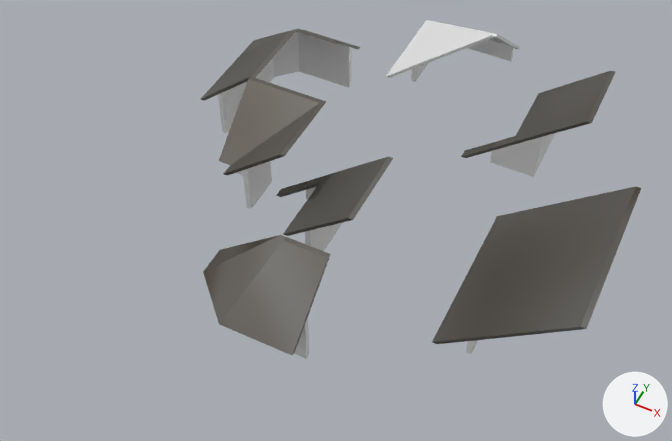
A saved change to the Blender file Assets/Meshes/Roof_parts.blend.
Camera for both pictures: a 50 mm lens placed at (16.9, -28.9, 32.5), pointed at (3.9, -2.9, 0.0). The lights are fixed; the arrows at lower right show +X, +Y and +Z.

Before the edit, the objects in view are built like this:
```python
ob_roof_around_tower_corner_l = bpy.data.objects.new('Roof_around_tower_corner_L', me_roof_around_tower_corner_l)
ob_roof_around_tower_corner_l.location = (0.25, 6.25, 0.0)
ob_roof_around_tower_corner_l.rotation_euler = (0.0, 0.0, -1.571)  # degrees (0, 0, -90)
ob_roof_around_tower_corner_r = bpy.data.objects.new('Roof_around_tower_corner_R', me_roof_around_tower_corner_l_001)
ob_roof_around_tower_corner_r.location = (6.25, -10.0, 0.0)
ob_roof_around_tower_corner_r.rotation_euler = (0.0, 0.0, -1.571)  # degrees (0, 0, -90)
ob_roof_around_tower_plate = bpy.data.objects.new('Roof_around_tower_plate', me_roof_around_tower_plate)
ob_roof_around_tower_plate.location = (-4.0, 4.0, 0.0)
ob_roof_corner_inside_tower = bpy.data.objects.new('Roof_corner_inside_tower', me_roof_corner_inside_tower)
ob_roof_corner_inside_tower.location = (-2.0, -2.25, 0.0)
ob_roof_corner_inside_tower.rotation_euler = (0.0, 0.0, 1.571)  # degrees (0, 0, 90)
ob_roof_corner_l = bpy.data.objects.new('Roof_corner_L', me_roof_corner_l)
ob_roof_corner_l.location = (9.0, 4.0, 0.0)
ob_roof_corner_r = bpy.data.objects.new('Roof_corner_R', me_roof_corner_r)
ob_roof_corner_r.location = (2.0, -2.0, 0.0)
# also in view: 'LOD_A_Roof_plate' at (13.4, -3.0, 2.0); 'LOD_A_Roof_plate corner' at (4.4, 10.9, 2.0)
```
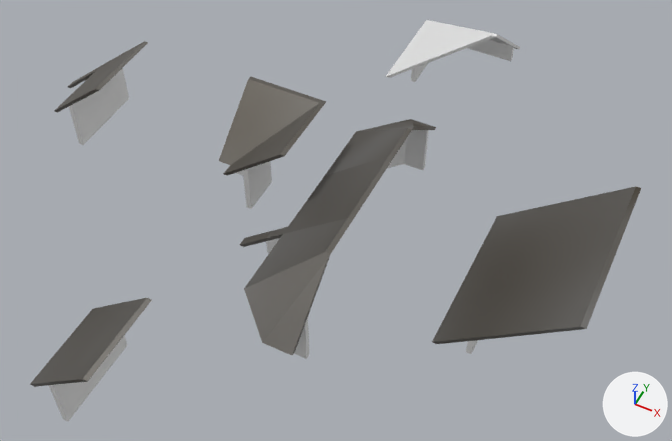
Location of each change, (x1, y1, x2, y2) in pixels of the pictures (672 x 441 px):
'Roof_around_tower_corner_R', moved, turned: before (203, 235, 331, 359); after (325, 119, 436, 175)
'Roof_around_tower_corner_L', moved, turned: before (242, 29, 360, 87); after (244, 218, 353, 359)
'Roof_corner_L', moved: before (461, 71, 615, 177); after (240, 156, 393, 253)
'Roof_around_tower_plate', moved: before (201, 30, 296, 133); after (30, 298, 152, 421)
'Roof_corner_R', moved: before (276, 156, 393, 251); after (54, 41, 148, 145)

What changed in the scene script:
```text
Change ob_roof_corner_r:
    ob_roof_corner_r.location: (2.0, -2.0, 0.0) -> (-12.0, 0.0, 0.0)
Change ob_roof_corner_l:
    ob_roof_corner_l.location: (9.0, 4.0, 0.0) -> (2.0, -6.0, 0.0)
Change ob_roof_around_tower_plate:
    ob_roof_around_tower_plate.location: (-4.0, 4.0, 0.0) -> (-1.0, -13.0, 0.0)
Change ob_roof_around_tower_corner_l:
    ob_roof_around_tower_corner_l.rotation_euler: (0.0, 0.0, -1.571) -> (0.0, 0.0, 0.0)  # degrees (0, 0, -90) -> degrees (0, 0, 0)
    ob_roof_around_tower_corner_l.location: (0.25, 6.25, 0.0) -> (4.0, -6.0, 0.0)
Change ob_roof_around_tower_corner_r:
    ob_roof_around_tower_corner_r.location: (6.25, -10.0, 0.0) -> (4.25, -2.0, 0.0)
    ob_roof_around_tower_corner_r.rotation_euler: (0.0, 0.0, -1.571) -> (0.0, 0.0, -3.142)  # degrees (0, 0, -90) -> degrees (0, 0, -180)
```
